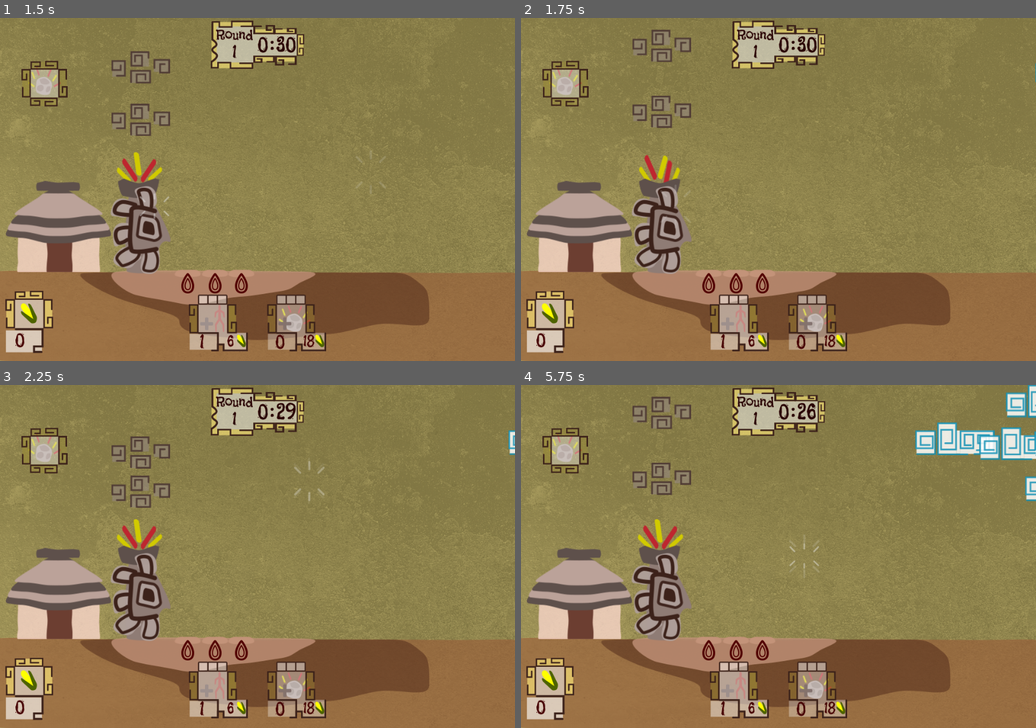
Above: before the commit, frames 1-4 (two rows, left to right).
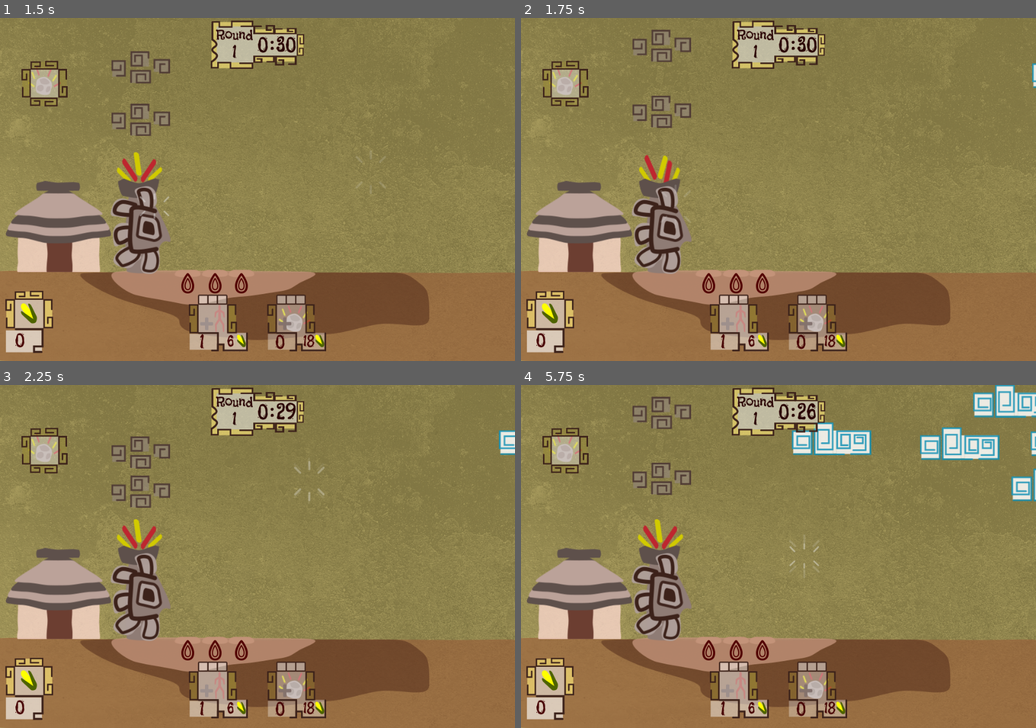
Above: after the commit, the same moments.

Repository: solivo/popol
Game: Godot game, scene res://main/Main.tscn
Two runs of this game, one before a commit and one after it. Both use one fixed random seed, a clock stepped at 60 frames per second and the inputs below.
Inputs (mouse positions are in pixels of both pictures, inside the frame that each line leads up to):
- Up to frame 1 (1.5 s): move the mouse to (370, 172) at 0.52 s; press the mouse at (370, 172) at 0.53 s; move the mouse to (154, 206) at 1.27 s; release the mouse at (154, 206) at 1.28 s; click (154, 206) at 1.35 s
- Up to frame 2 (1.75 s): no input
- Up to frame 3 (2.25 s): move the mouse to (309, 481) at 2.02 s; press the mouse at (309, 481) at 2.03 s
- Up to frame 4 (5.75 s): move the mouse to (752, 625) at 2.77 s; release the mouse at (752, 625) at 2.78 s; click (752, 625) at 2.85 s; move the mouse to (933, 607) at 3.52 s; press the mouse at (933, 607) at 3.53 s; move the mouse to (624, 505) at 4.27 s; release the mouse at (624, 505) at 4.28 s; click (624, 505) at 4.35 s; move the mouse to (804, 556) at 5.02 s; press the mouse at (804, 556) at 5.03 s

Frame 1 is identical in both runs. In frame 2, less than 0.1% of the frame differs, in the area x 99-100%, y 13-21%; in frame 3, 0.2%; in frame 4, 4.1%, in the area x 52-100%, y 0-34%.

Commit message:
Gatherer animations fixed

Diff:
--- a/scenes/cloud/medium_cloud/MediumCloud.tscn
+++ b/scenes/cloud/medium_cloud/MediumCloud.tscn
@@ -30,10 +30,10 @@
 extents = Vector2( 74.7692, 32.7008 )
 
 [sub_resource type="RectangleShape2D" id=3]
-extents = Vector2( 79.372, 33.405 )
+extents = Vector2( 82.8031, 36.8573 )
 
 [sub_resource type="RectangleShape2D" id=4]
-extents = Vector2( 75.025, 93.958 )
+extents = Vector2( 82.3807, 93.958 )
 
 [node name="MediumCloud" type="RigidBody2D" groups=[
 "cloud",
@@ -41,9 +41,10 @@
 z_index = -20
 collision_layer = 2
 collision_mask = 4
-mass = 10.0
+mass = 5.0
 gravity_scale = 0.0
 script = ExtResource( 1 )
+cloud_speed = 1.5
 
 [node name="AnimatedSprite" type="AnimatedSprite" parent="."]
 frames = SubResource( 1 )
--- a/scenes/corn_plant/CornPlant.tscn
+++ b/scenes/corn_plant/CornPlant.tscn
@@ -19,8 +19,8 @@
 [ext_resource path="res://scenes/corn_plant/assets/plant_grow_15.png" type="Texture" id=17]
 [ext_resource path="res://scenes/corn_plant/assets/plant_grow_16.png" type="Texture" id=18]
 [ext_resource path="res://scenes/corn_plant/assets/plant_grow_17.png" type="Texture" id=19]
-[ext_resource path="res://scenes/corn_plant/assets/water_indicator_on.png" type="Texture" id=20]
-[ext_resource path="res://scenes/corn_plant/assets/water_indicator_off.png" type="Texture" id=21]
+[ext_resource path="res://scenes/corn_plant/assets/water_indicator_off.png" type="Texture" id=20]
+[ext_resource path="res://scenes/corn_plant/assets/water_indicator_on.png" type="Texture" id=21]
 
 [sub_resource type="RectangleShape2D" id=1]
 extents = Vector2( 34.7801, 70.3134 )
@@ -42,13 +42,13 @@
 animations = [ {
 "frames": [ ExtResource( 20 ) ],
 "loop": false,
-"name": "indicator_on",
-"speed": 2.0
+"name": "indicator_off",
+"speed": 1.0
 }, {
 "frames": [ ExtResource( 21 ) ],
 "loop": false,
-"name": "indicator_off",
-"speed": 1.0
+"name": "indicator_on",
+"speed": 2.0
 } ]
 
 [sub_resource type="RectangleShape2D" id=4]
--- a/scenes/human/gatherer/Gatherer.tscn
+++ b/scenes/human/gatherer/Gatherer.tscn
@@ -1,26 +1,26 @@
 [gd_scene load_steps=30 format=2]
 
 [ext_resource path="res://scenes/human/gatherer/Gatherer.gd" type="Script" id=1]
-[ext_resource path="res://scenes/human/gatherer/assets/farmer_idle.png" type="Texture" id=2]
-[ext_resource path="res://scenes/human/gatherer/assets/farmer_harvesting_1.png" type="Texture" id=3]
-[ext_resource path="res://scenes/human/gatherer/assets/farmer_harvesting_2.png" type="Texture" id=4]
-[ext_resource path="res://scenes/human/gatherer/assets/farmer_harvesting_3.png" type="Texture" id=5]
-[ext_resource path="res://scenes/human/gatherer/assets/corn_plant_harvested_exited_1.png" type="Texture" id=6]
+[ext_resource path="res://scenes/human/gatherer/assets/farmer_walking_1.png" type="Texture" id=2]
+[ext_resource path="res://scenes/human/gatherer/assets/corn_plant_harvested_exited_1.png" type="Texture" id=3]
+[ext_resource path="res://scenes/human/gatherer/assets/farmer_harvesting_1.png" type="Texture" id=4]
+[ext_resource path="res://scenes/human/gatherer/assets/farmer_harvesting_2.png" type="Texture" id=5]
+[ext_resource path="res://scenes/human/gatherer/assets/farmer_harvesting_3.png" type="Texture" id=6]
 [ext_resource path="res://scenes/human/gatherer/assets/corn_plant_harvested.png" type="Texture" id=7]
-[ext_resource path="res://scenes/human/gatherer/assets/farmer_walking_exiting_1.png" type="Texture" id=8]
-[ext_resource path="res://scenes/human/gatherer/assets/farmer_walking_exiting_2.png" type="Texture" id=9]
-[ext_resource path="res://scenes/human/gatherer/assets/farmer_walking_exiting_3.png" type="Texture" id=10]
-[ext_resource path="res://scenes/human/gatherer/assets/farmer_exiting_1.png" type="Texture" id=11]
-[ext_resource path="res://scenes/human/gatherer/assets/farmer_exiting_2.png" type="Texture" id=12]
-[ext_resource path="res://scenes/human/gatherer/assets/farmer_exiting_3.png" type="Texture" id=13]
-[ext_resource path="res://scenes/human/gatherer/assets/farmer_exiting_4.png" type="Texture" id=14]
-[ext_resource path="res://scenes/human/gatherer/assets/farmer_exiting_5.png" type="Texture" id=15]
-[ext_resource path="res://scenes/human/gatherer/assets/corn_plant_harvested_exited_2.png" type="Texture" id=16]
-[ext_resource path="res://scenes/human/gatherer/assets/corn_plant_harvested_exited_3.png" type="Texture" id=17]
-[ext_resource path="res://scenes/human/gatherer/assets/corn_plant_harvested_exited_4.png" type="Texture" id=18]
-[ext_resource path="res://scenes/human/gatherer/assets/corn_plant_harvested_exited_5.png" type="Texture" id=19]
-[ext_resource path="res://scenes/human/gatherer/assets/farmer_walking_2.png" type="Texture" id=20]
-[ext_resource path="res://scenes/human/gatherer/assets/farmer_walking_1.png" type="Texture" id=21]
+[ext_resource path="res://scenes/human/gatherer/assets/farmer_idle.png" type="Texture" id=8]
+[ext_resource path="res://scenes/human/gatherer/assets/farmer_walking_exiting_1.png" type="Texture" id=9]
+[ext_resource path="res://scenes/human/gatherer/assets/farmer_walking_exiting_2.png" type="Texture" id=10]
+[ext_resource path="res://scenes/human/gatherer/assets/farmer_walking_exiting_3.png" type="Texture" id=11]
+[ext_resource path="res://scenes/human/gatherer/assets/farmer_exiting_1.png" type="Texture" id=12]
+[ext_resource path="res://scenes/human/gatherer/assets/farmer_exiting_2.png" type="Texture" id=13]
+[ext_resource path="res://scenes/human/gatherer/assets/farmer_exiting_3.png" type="Texture" id=14]
+[ext_resource path="res://scenes/human/gatherer/assets/farmer_exiting_4.png" type="Texture" id=15]
+[ext_resource path="res://scenes/human/gatherer/assets/farmer_exiting_5.png" type="Texture" id=16]
+[ext_resource path="res://scenes/human/gatherer/assets/corn_plant_harvested_exited_2.png" type="Texture" id=17]
+[ext_resource path="res://scenes/human/gatherer/assets/corn_plant_harvested_exited_3.png" type="Texture" id=18]
+[ext_resource path="res://scenes/human/gatherer/assets/corn_plant_harvested_exited_4.png" type="Texture" id=19]
+[ext_resource path="res://scenes/human/gatherer/assets/corn_plant_harvested_exited_5.png" type="Texture" id=20]
+[ext_resource path="res://scenes/human/gatherer/assets/farmer_walking_2.png" type="Texture" id=21]
 [ext_resource path="res://scenes/human/gatherer/assets/farmer_walking_3.png" type="Texture" id=22]
 
 [sub_resource type="Animation" id=1]
@@ -82,10 +82,10 @@
 tracks/4/imported = false
 tracks/4/enabled = true
 tracks/4/keys = {
-"times": PoolRealArray( -0.1, 0.6 ),
-"transitions": PoolRealArray( 1, 1 ),
-"update": 1,
-"values": [ true, true ]
+"times": PoolRealArray( -0.1, 0.1, 0.3, 0.5 ),
+"transitions": PoolRealArray( 1, 1, 1, 1 ),
+"update": 1,
+"values": [ true, true, true, true ]
 }
 
 [sub_resource type="Animation" id=2]
@@ -191,7 +191,7 @@
 tracks/3/imported = false
 tracks/3/enabled = true
 tracks/3/keys = {
-"times": PoolRealArray( 0, 0.4 ),
+"times": PoolRealArray( -0.1, 0.4 ),
 "transitions": PoolRealArray( 1, 1 ),
 "update": 1,
 "values": [ true, true ]
@@ -239,28 +239,28 @@
 "values": [ Vector2( 0, 0 ), Vector2( 0, -10 ), Vector2( 0, 0 ), Vector2( 0, -10 ) ]
 }
 tracks/2/type = "value"
-tracks/2/path = NodePath("SpriteCornPlant:texture")
+tracks/2/path = NodePath("SpriteCornPlant:visible")
 tracks/2/interp = 1
 tracks/2/loop_wrap = true
 tracks/2/imported = false
 tracks/2/enabled = true
 tracks/2/keys = {
-"times": PoolRealArray( 0, 0.2, 0.4, 0.6 ),
-"transitions": PoolRealArray( 1, 1, 1, 1 ),
-"update": 1,
-"values": [ null, null, null, null ]
+"times": PoolRealArray( -0.1, 0.1, 0.3, 0.6 ),
+"transitions": PoolRealArray( 1, 1, 1, 1 ),
+"update": 0,
+"values": [ false, false, false, false ]
 }
 tracks/3/type = "value"
-tracks/3/path = NodePath("SpriteCornPlant:visible")
+tracks/3/path = NodePath("SpriteFarmer:visible")
 tracks/3/interp = 1
 tracks/3/loop_wrap = true
 tracks/3/imported = false
 tracks/3/enabled = true
 tracks/3/keys = {
-"times": PoolRealArray( 0, 0.5 ),
+"times": PoolRealArray( -0.1, 0.6 ),
 "transitions": PoolRealArray( 1, 1 ),
 "update": 1,
-"values": [ false, false ]
+"values": [ true, true ]
 }
 
 [sub_resource type="RectangleShape2D" id=6]
@@ -283,9 +283,12 @@
 texture = ExtResource( 2 )
 
 [node name="SpriteCornPlant" type="Sprite" parent="."]
-position = Vector2( 0, -46 )
+visible = false
+position = Vector2( 0, -48 )
+texture = ExtResource( 3 )
 
 [node name="AnimationPlayer" type="AnimationPlayer" parent="."]
+autoplay = "gatherer_walking"
 anims/gatherer_harvesting = SubResource( 1 )
 anims/gatherer_idle = SubResource( 2 )
 anims/gatherer_leaving = SubResource( 3 )
Not shown: 7 places in scenes/human/gatherer/Gatherer.tscn that only renumber resources
